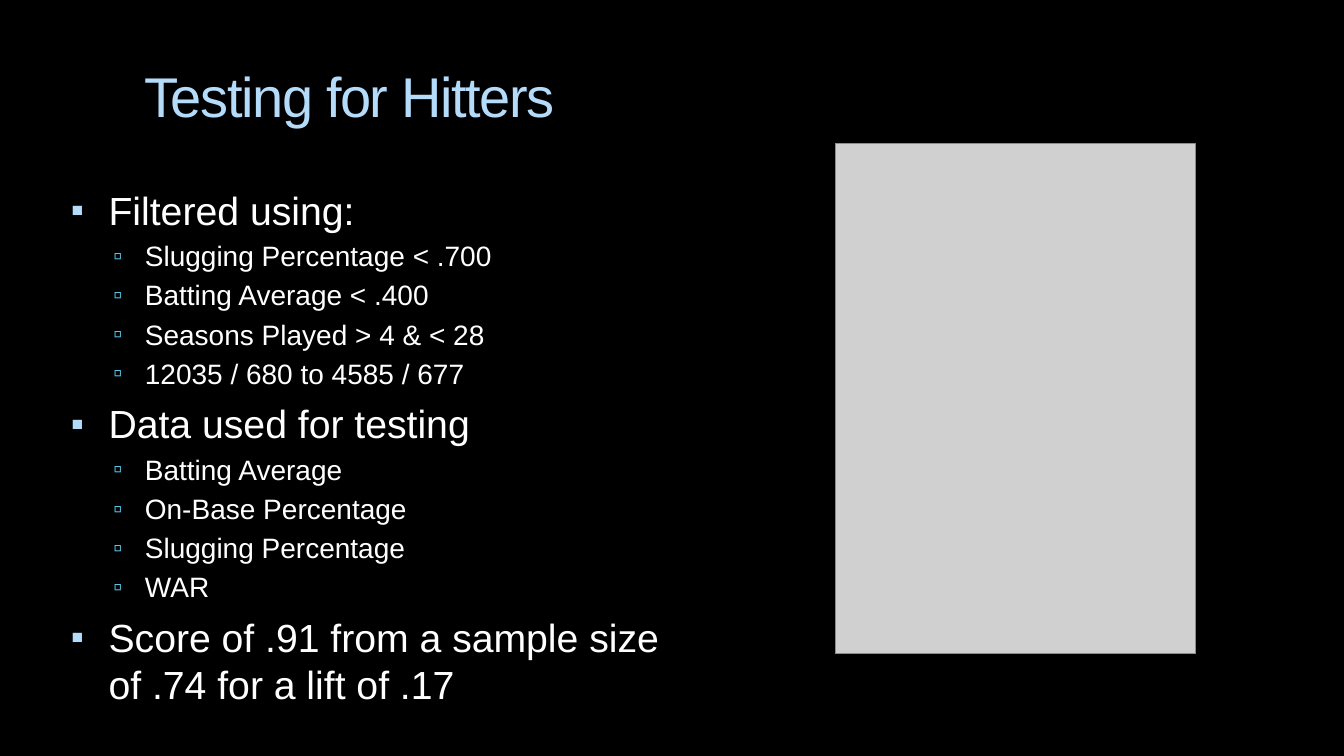
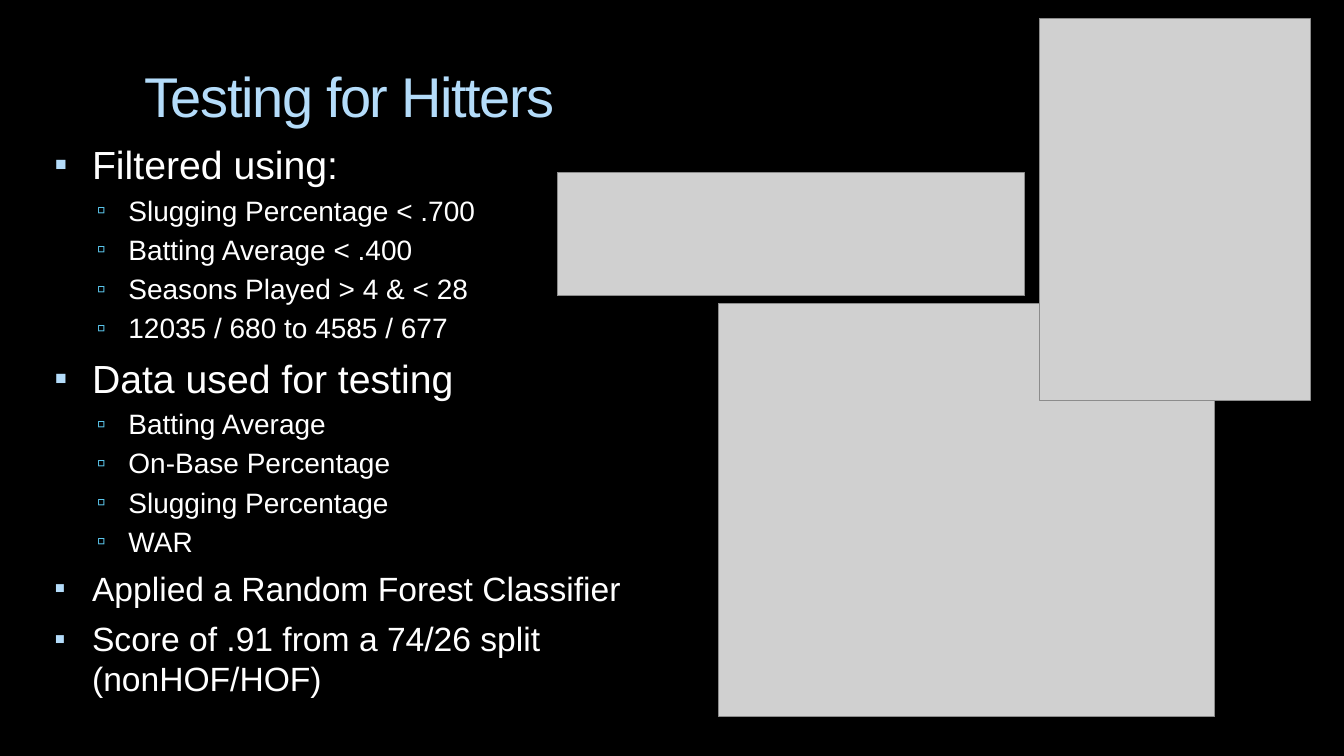
Before and after one commit to Prajit819/HOFData, a slide deck: slide 4 of Final Presentation.pptx. Drawn at 1344x756 pixels with LibreOffice and Linux fonts; fonts in the diff are those of the drawing; grey boxes stand for pictures; background and template pictures are left out. Boxes give left, top, right and bottom in pixels: in the first picture for what was removed or moved away, otherwise in the second. Text is boxed around its words. In the diff, an @@ line names an element or a change of style, - is before the commit and + after.

```diff
--- a/Final Presentation.pptx
+++ b/Final Presentation.pptx
@@ picture: place and size @@
-picture at bbox=[836, 144, 1196, 654]
+picture at bbox=[1041, 18, 1311, 401]
@@ text "Filtered using:": place and size @@
-text "Filtered using:" at bbox=[109, 196, 659, 700]
+text "Filtered using:" at bbox=[92, 150, 620, 698]
@@ picture added at bbox=[558, 173, 1025, 296] @@
@@ picture added at bbox=[719, 303, 1215, 717] @@
@@ text at bbox=[92, 576, 620, 698]: text changed; size 28 to 24 pt @@
-▪ Score of .91 from a sample size of .74 for a lift of .17
+▪ Applied a Random Forest Classifier
+▪ Score of .91 from a 74/26 split (nonHOF/HOF)
```
Also in this commit, not shown: 2 other slides changed, 4 other files.
